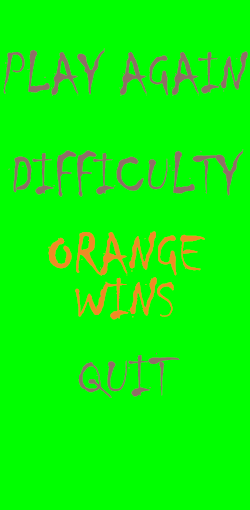
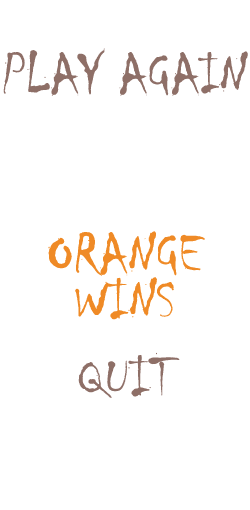
The second 250 × 510 image is a revision of the first. Changes to its layers:
hid "DIFFICULTIY" over <box>8,149,244,197</box>
removed layer "Arrière-plan" over <box>0,0,250,510</box>
